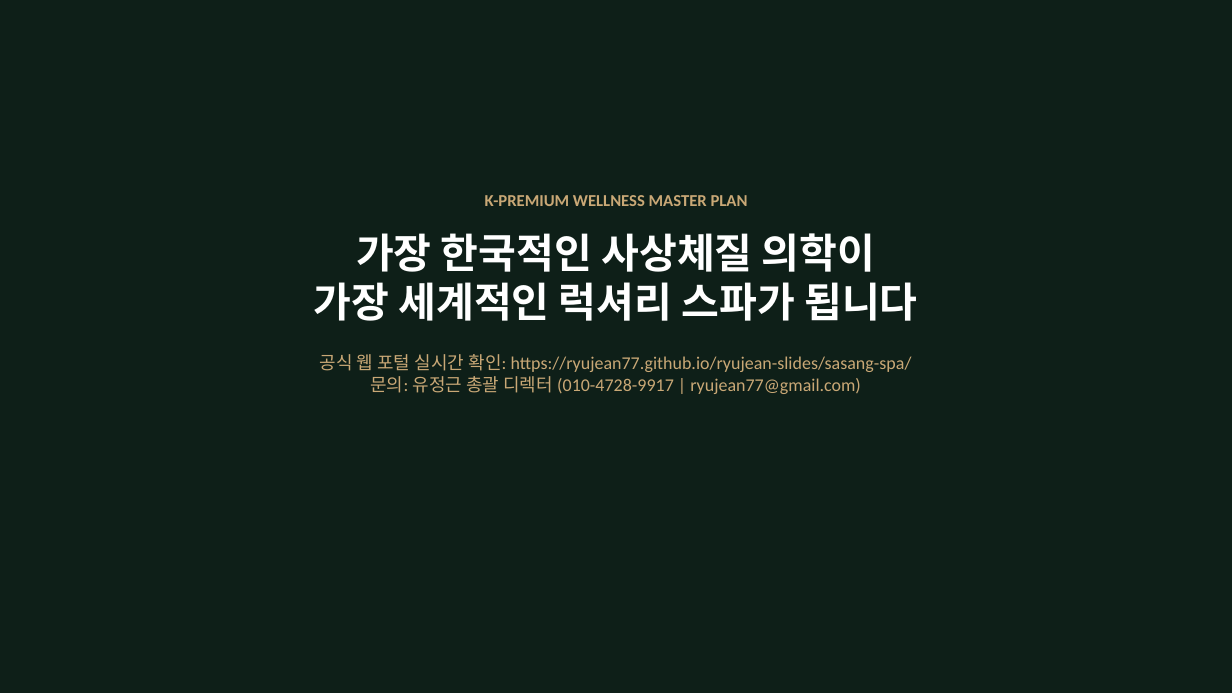
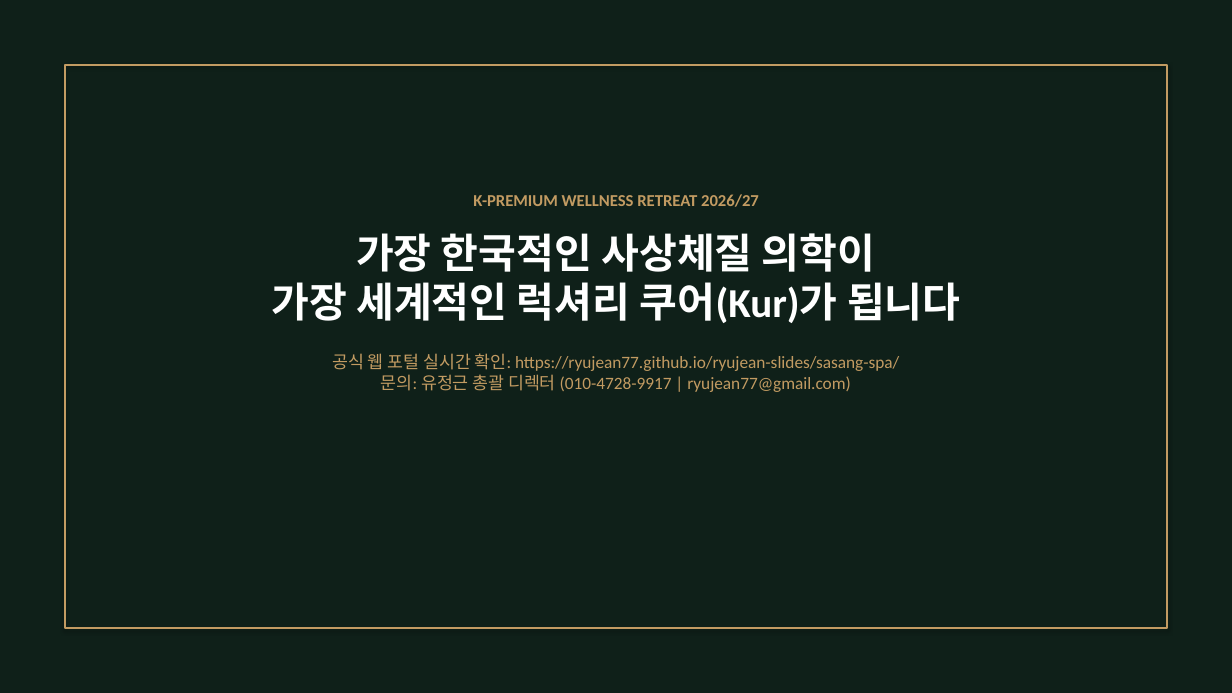
Before and after one commit to ryujean77/ryujean-slides, a slide deck: slide 9 of sasang-spa/사상체질_프리미엄_스파_프로젝트_제안서_발표자료.pptx (slide 10 before the commit). Drawn at 1232x693 pixels with LibreOffice and Linux fonts; fonts in the diff are those of the drawing. Boxes give left, top, right and bottom in pixels: in the first picture for what was removed or moved away, otherwise in the second. Text is boxed around its words. In the diff, an @@ line names an element or a change of style, - is before the commit and + after.

Commit message:
feat: 유럽 정통 메디컬 쿠어(Kurprogramm 2026/27) 브로셔 스타일로 PPTX 발표자료 전면 리디자인 배포

```diff
--- a/sasang-spa/사상체질_프리미엄_스파_프로젝트_제안서_발표자료.pptx
+++ b/sasang-spa/사상체질_프리미엄_스파_프로젝트_제안서_발표자료.pptx
@@ rectangle at (x1=0, y1=0, x2=1232, y2=693): fill #0E1F18 to #0F2019 @@
@@ rectangle added at (x1=65, y1=65, x2=1167, y2=628), outline #C29B62 1.5 pt @@
@@ text at (x1=271, y1=194, x2=960, y2=323): text changed @@
-K-PREMIUM WELLNESS MASTER PLAN
-가장 한국적인 사상체질 의학이
-가장 세계적인 럭셔리 스파가 됩니다
+K-PREMIUM WELLNESS RETREAT 2026/27
+가장 한국적인 사상체질 의학이
+가장 세계적인 럭셔리 쿠어(Kur)가 됩니다
@@ text at (x1=332, y1=353, x2=899, y2=392): size 14 to 13.5 pt, text colour #C9A876 to #C29B62 in "공식 웹 포털 실시간 확인: https://ryujean77.github.io/ryujean-slides/s ..." @@
```
Also in this commit, not shown: 6 other slides changed, 2 slides added, 3 slides removed.
